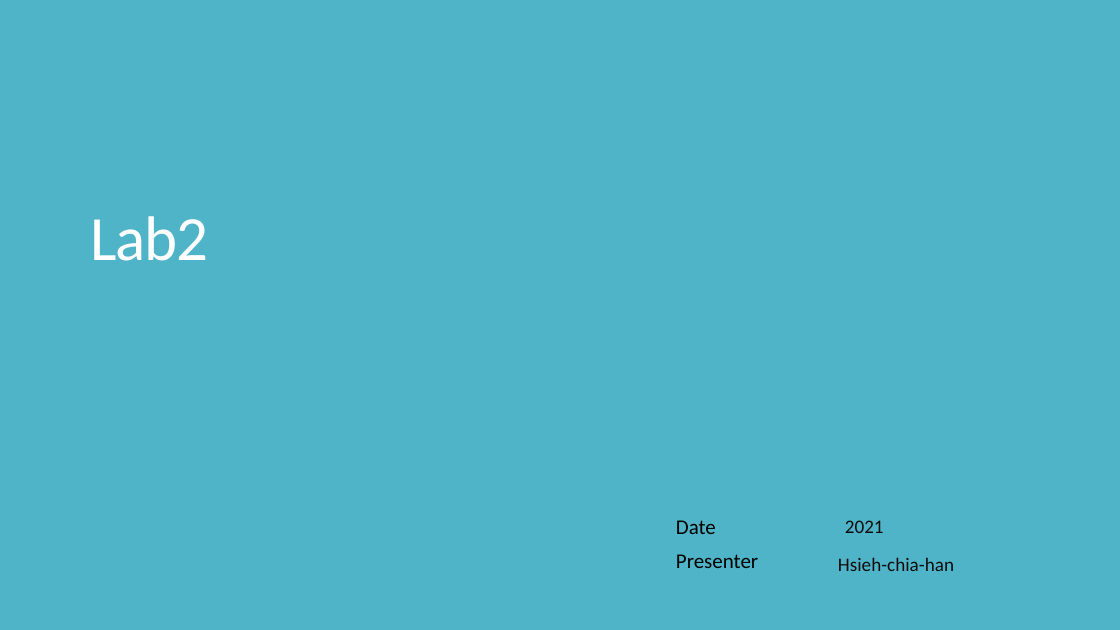
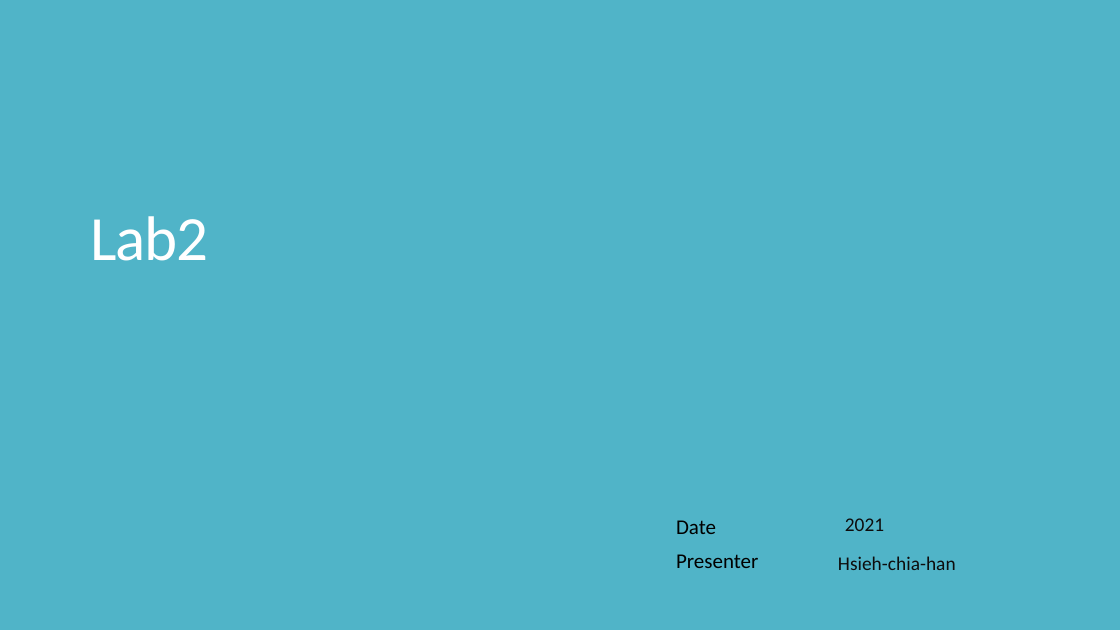
Before and after one commit to hfchen2132131/Network_lab, a slide deck: slide 1 of lab2/Lab2_introduction.pptx (slide 2 before the commit). Drawn at 1120x630 pixels with LibreOffice and Linux fonts; fonts in the diff are those of the drawing. Boxes give left, top, right and bottom in pixels: in the first picture for what was removed or moved away, otherwise in the second. Text is boxed around its words. In the diff, an @@ line names an element or a change of style, - is before the commit and + after.

```diff
--- a/lab2/Lab2_introduction.pptx
+++ b/lab2/Lab2_introduction.pptx
@@ text "2021" at <box>845,518,884,531</box>: size 16.4 to 16.6 pt; line spacing 0.85 to 0.75 @@
@@ text "Hsieh-chia-han" at <box>838,556,956,570</box>: size 16.4 to 16.6 pt; line spacing 0.85 to 0.75 @@
```
Also in this commit, not shown: 8 other slides changed, 1 slide added, 4 other files.
